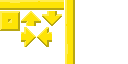
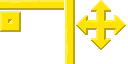
Before/after of a w=128, h=64 layered artwork. What changed in the layer stack:
painted on "图层 #1" over [left=0, top=0, right=126, bottom=50]
